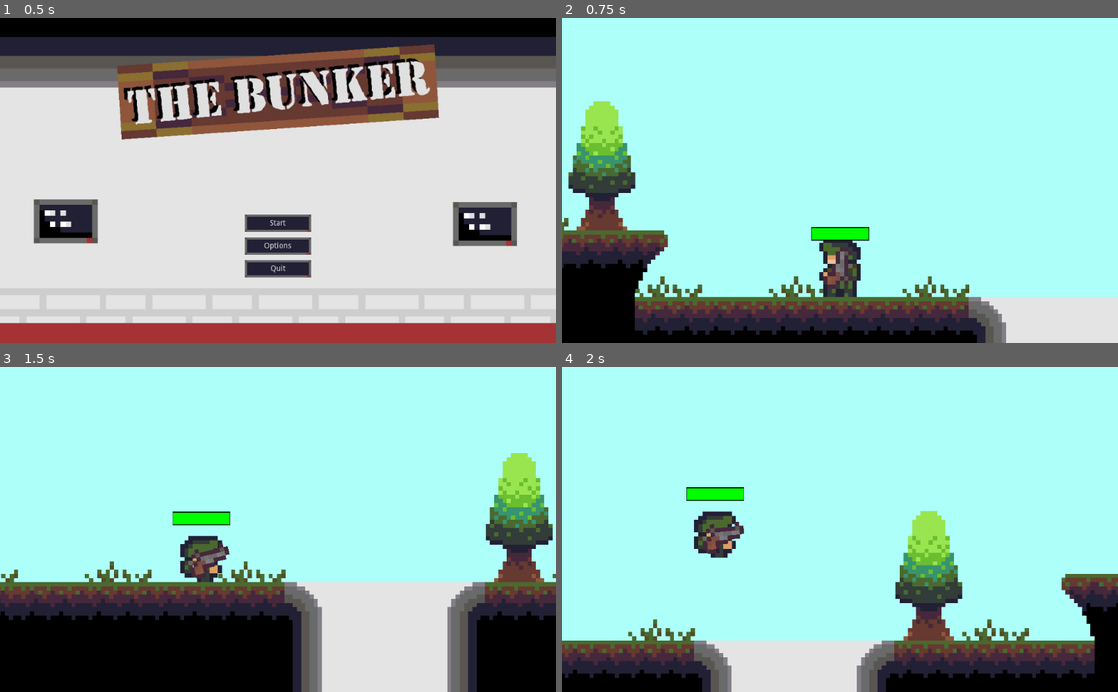
Above: before the commit, frames 1-4 (two rows, left to right).
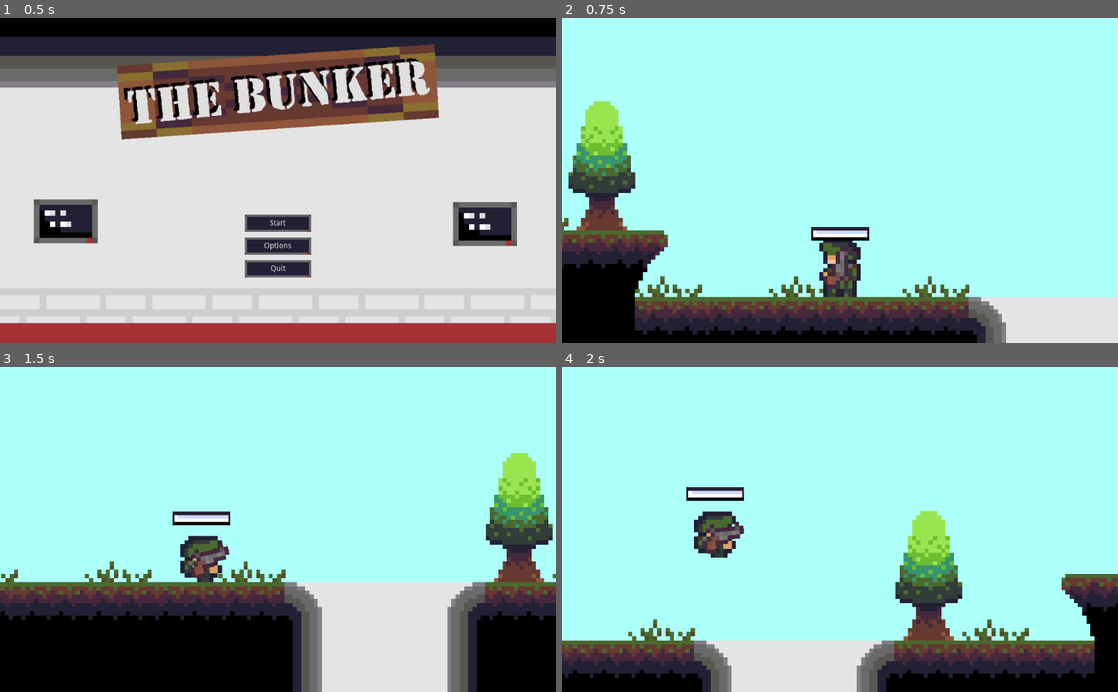
Above: after the commit, the same moments.

Repository: CUBE-The-Final-Shape/Destroying-Horrible
Game: Godot game, scene res://Scenes/MainMenu.tscn
Two runs of this game, one before a commit and one after it. Both use one fixed random seed, a clock stepped at 60 frames per second and the inputs below.
Inputs (mouse positions are in pixels of both pictures, inside the frame that each line leads up to):
- Up to frame 1 (0.5 s): no input
- Up to frame 2 (0.75 s): click "Start" at 0.5 s
- Up to frame 3 (1.5 s): tap Enter at 1.25 s; move the mouse to (400, 513) at 1.27 s; hold D (right) from 1.28 s (still down); hold Ctrl (crouch) from 1.28 s (still down)
- Up to frame 4 (2 s): keep holding D (right); keep holding Ctrl (crouch); tap W (up) at 1.52 s

Frame 1 is identical in both runs. In frame 2, 0.4% of the frame differs, in the area x 44-56%, y 64-69%; in frame 3, 0.4%; in frame 4, 0.4%, in the area x 22-33%, y 36-42%.

Commit message:
Renoved .ase files. Added more stuff

Diff:
--- a/Scenes/Health bar.tscn
+++ b/Scenes/Health bar.tscn
@@ -21,4 +21,3 @@
 value = 100.0
 texture_under = ExtResource( 2 )
 texture_progress = ExtResource( 1 )
-tint_progress = Color( 0, 1, 0, 1 )
Binary file changed: health-background.png
Binary file changed: health-progress.png
Binary file removed: sprites/military_sprites/1k-47.ase
Binary file removed: sprites/military_sprites/Gun pallete.ase
Binary file removed: sprites/military_sprites/Militaryman/crouch.ase
Binary file removed: sprites/military_sprites/Shotgun-blast.ase
Binary file removed: sprites/military_sprites/Shotgun.ase
Binary file removed: sprites/military_sprites/enemy/enemy.ase
Binary file removed: sprites/military_sprites/militaryman.ase
Binary file removed: sprites/military_sprites/oversizedRevolver.ase
Binary file removed: sprites/props/banner.ase
Binary file removed: sprites/props/box.ase
(and 7 more such lines)
